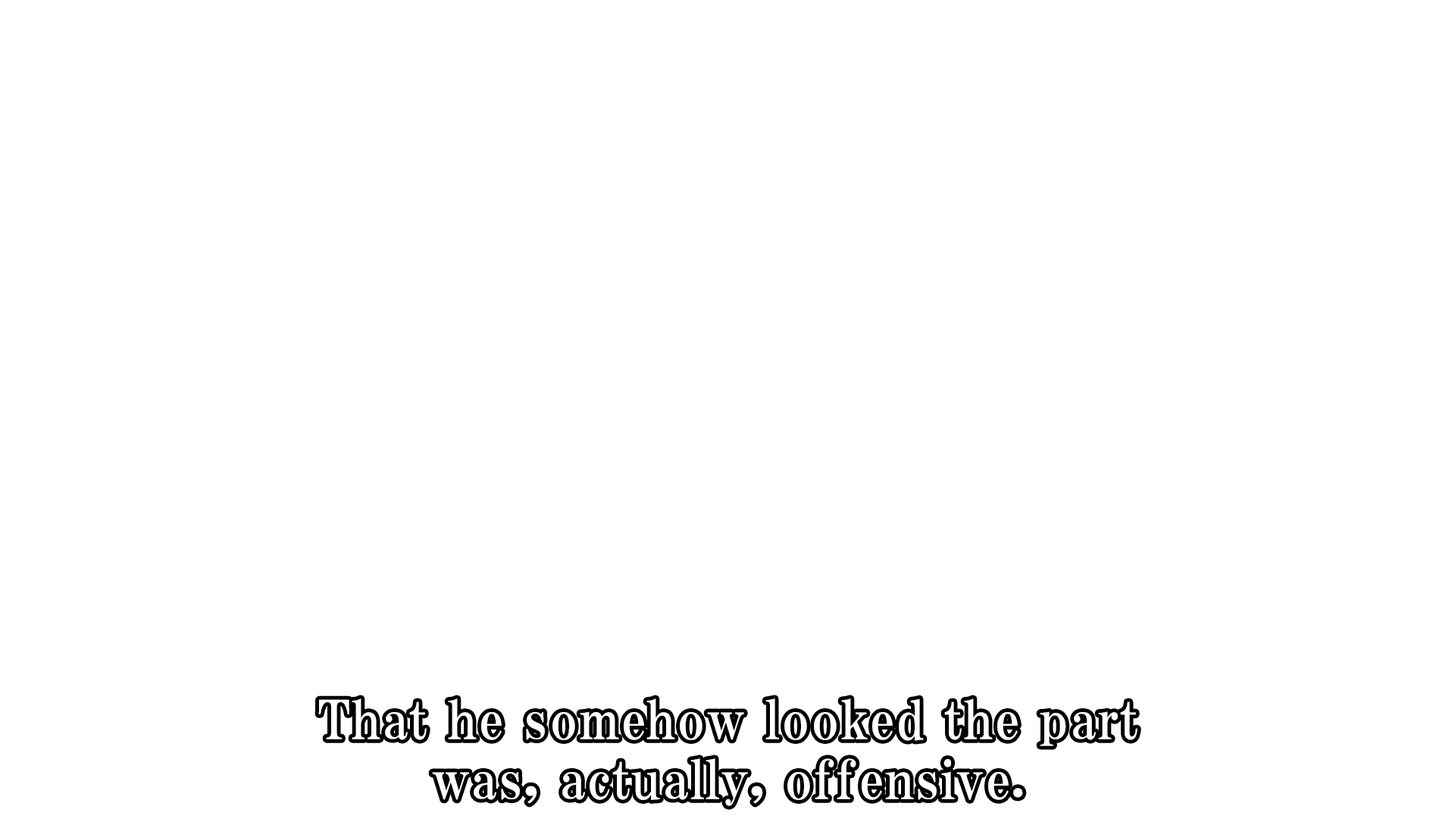
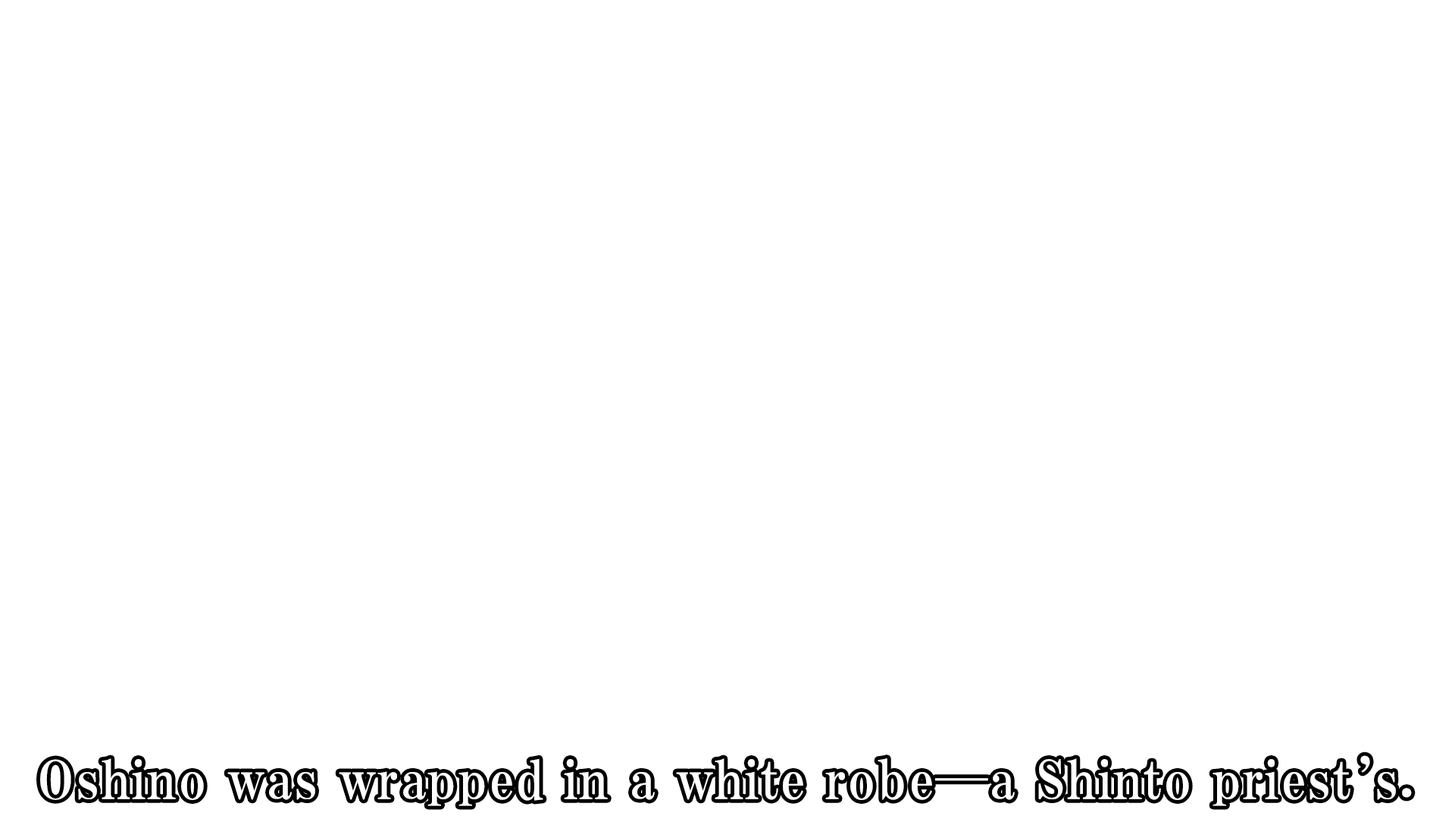
The second 1455×819 image is a revision of the first. Changes to its layers:
renamed "Oshino was wrapped in a white robe-a Shinto priest’s." to "Oshino was wrapped in a white robe─a Shinto priest’s.", showed it, painted on it over (40, 754, 1413, 806)
hid "That he somehow looked the part was, actually, offensive." over (318, 698, 1138, 806)
